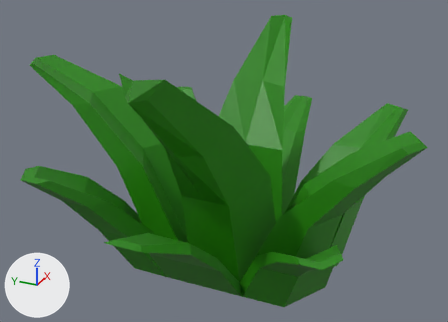
The Blender file Models/Trees.blend, before and after one commit.
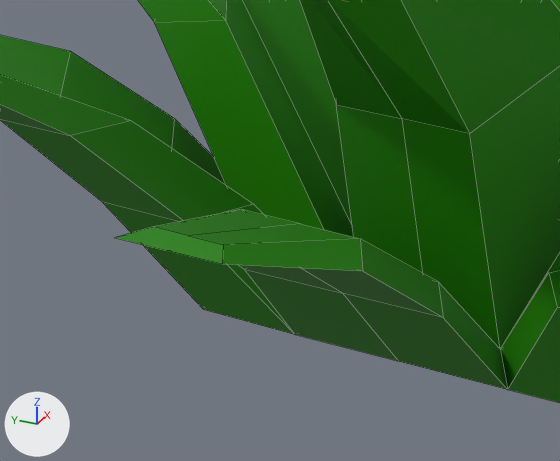
Old and new are each drawn whole from a 50 mm lens placed at (-0.967, -0.415, 0.681), pointed at (0.001, 0.021, 0.197) and again close up on the part from 14% to 58% of the width and 49% to 100% of the height. Every picture has the same lights, and +X, +Y and +Z are marked at lower left. The close-ups show mesh edges as thin lines. The same objects are shown in both versions, whatever each file hides.
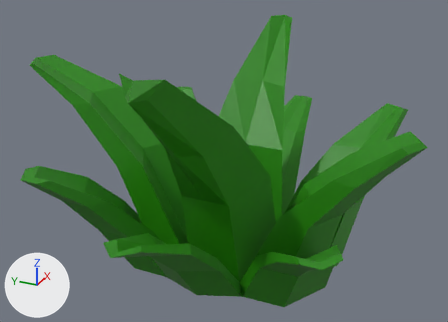
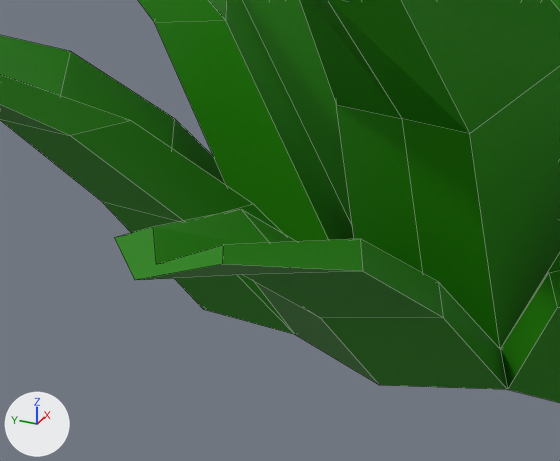
Changed parts and their boxes [x1, y1, x2, y2] in the close-ups (560 x 461 px):
part 1 of me_cylinder_015, built on: [114, 209, 507, 389] in both

What the commit changed:
me_cylinder_015 has 208 vertices, 206 faces and spans x -0.374..0.398, y -0.337..0.447, z -0.3..0.148.
me_cylinder_015 is used by ob_cylinder_001; location (0.0, 0.0, 0.3).
Verts and faces of me_cylinder_015; kept vertices keep their numbers, new ones are numbered from 208.
Before the commit, vertices of me_cylinder_015: 4 (-0.087, -0.05, -0.3) at pixel (500, 349), 6 (-0.087, 0.05, -0.3), 17 (0.079, 0.05, -0.3), 19 (0.079, -0.05, -0.3), 30 (0.002, -0.178, -0.3).
Before the commit, vertices of me_cylinder_015: 31 (-0.085, -0.128, -0.3), 33 (0.0, 0.171, -0.3), 34 (-0.087, 0.121, -0.3), 72 (-0.087, 0.0, -0.3), 79 (0.079, 0.0, -0.3).
Before the commit, vertices of me_cylinder_015: 86 (0.126, 0.077, -0.3), 89 (0.12, -0.074, -0.3), 128 (0.15, 0.002, -0.3), 147 (-0.127, 0.08, -0.3) at pixel (295, 334), 148 (-0.041, 0.201, -0.3).
Before the commit, vertices of me_cylinder_015: 149 (-0.127, 0.151, -0.3) at pixel (203, 309), 150 (-0.124, -0.071, -0.3) at pixel (507, 389), 151 (-0.036, -0.199, -0.3), 152 (-0.122, -0.149, -0.3), 153 (-0.126, 0.005, -0.3) at pixel (398, 361).
Before the commit, vertices of me_cylinder_015: 190 (-0.166, 0.0, -0.202), 195 (-0.199, 0.004, -0.203) at pixel (342, 293), 196 (-0.252, 0.0, -0.125) at pixel (300, 223), 201 (-0.281, 0.004, -0.125), 202 (-0.358, 0.001, -0.072) at pixel (188, 235).
Before the commit, vertices of me_cylinder_015: 207 (-0.373, 0.003, -0.072) at pixel (167, 250).
Part 1, on me_cylinder_015:
Vertices 153, 190, 195, 196, 201, 202, 207 move by (-0.028, 0.0, 0.0).
New faces: (17, 86, 128, 89, 19, 79), (4, 150, 153, 147, 6, 72), (6, 34, 149, 147), (33, 148, 149, 34), (4, 150, 152, 31), (30, 31, 152, 151).
